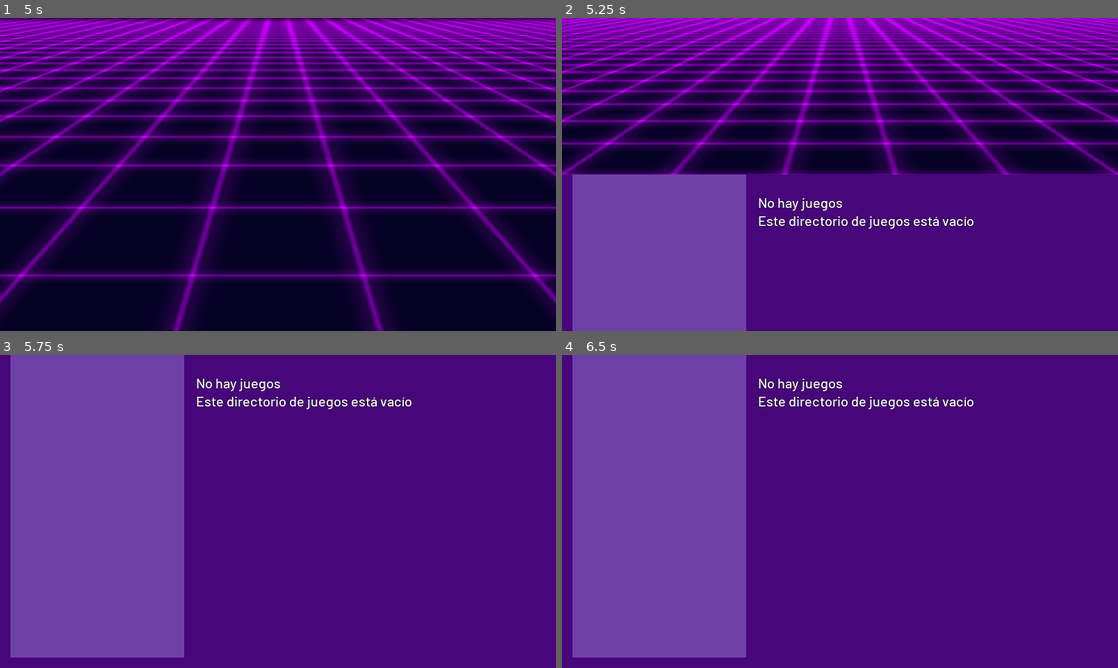
Above: before the commit, frames 1-4 (two rows, left to right).
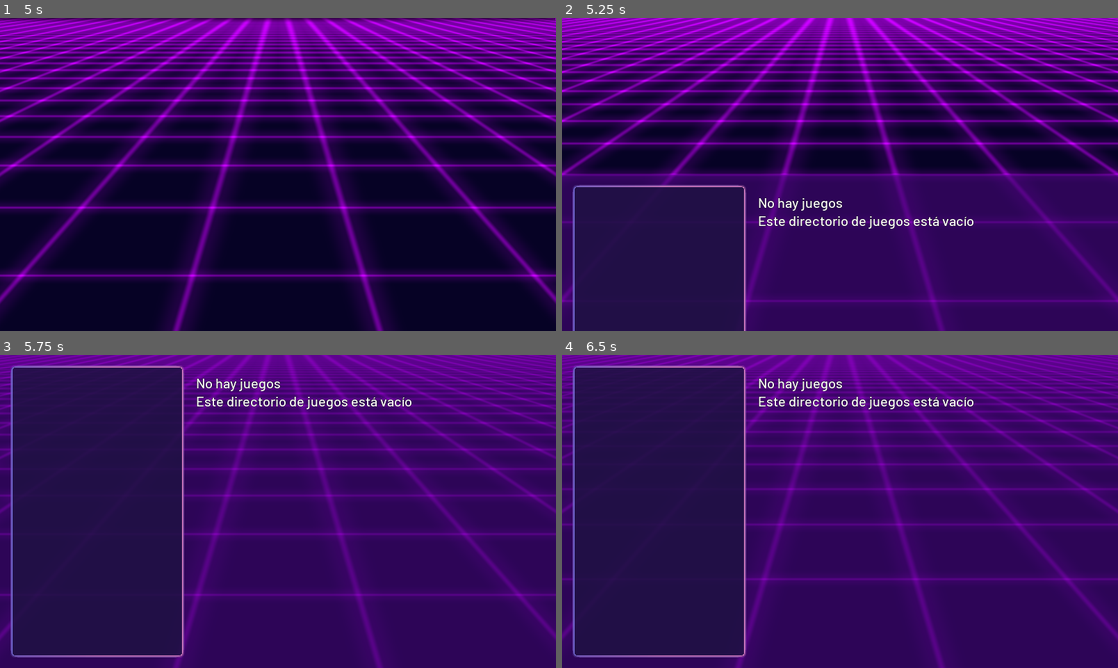
Above: after the commit, the same moments.

Repository: PlayJamDevs/Play-Jam-Launcher-2
Game: Godot game, scene res://scenes/Main.tscn
Same seed, same stepped clock (60 frames per second), same inputs: the game is played once before the commit and once after it. The engine's default icon, where the game draws it, is replaced by a stand-in: a white triangle on a blue panel in a dark square.
Inputs:
- Up to frame 1 (5 s): tap Enter (ui_accept) at 0.5, 0.77, 1.52, 3.02, 3.77, 4.52 s; hold Right (ui_right) 0.53-1.28 s; hold Down (ui_down) 1.28-2.03 s; hold Right (ui_right) 2.03-2.78 s; hold Up (ui_up) 2.78-3.53 s; hold Left (ui_left) from 3.53 s (still down)
- Up to frame 2 (5.25 s): release Left (ui_left) at 5.03 s; hold Down (ui_down) from 5.03 s (still down)
- Up to frame 3 (5.75 s): keep holding Down (ui_down)
- Up to frame 4 (6.5 s): release Down (ui_down) at 5.78 s; hold Right (ui_right) from 5.78 s (still down); tap Enter (ui_accept) at 6.02 s

Frame 1 is identical in both runs. In frame 2, 41% of the frame differs, in the area x 0-100%, y 50-100%; in frame 3, 70%; in frame 4, 70%, in the area x 0-100%, y 0-100%.

Commit message:
incorporar theme Aza, label Título, no generar qr si no hay link

Diff:
--- /dev/null
+++ b/assets/res/global_theme_v2.tres
@@ -0,0 +1,132 @@
+[gd_resource type="Theme" load_steps=14 format=2]
+
+[ext_resource path="res://assets/res/fonts/font_default.tres" type="DynamicFont" id=1]
+[ext_resource path="res://assets/ui-theme.png" type="Texture" id=3]
+
+[sub_resource type="StyleBoxTexture" id=8]
+content_margin_top = 3.0
+texture = ExtResource( 3 )
+region_rect = Rect2( 98, 194, 53, 27 )
+margin_left = 15.0
+margin_right = 15.0
+
+[sub_resource type="StyleBoxTexture" id=6]
+content_margin_top = 3.0
+texture = ExtResource( 3 )
+region_rect = Rect2( 153, 192, 55, 30 )
+margin_left = 15.0
+margin_right = 15.0
+
+[sub_resource type="StyleBoxTexture" id=4]
+content_margin_top = 3.0
+texture = ExtResource( 3 )
+region_rect = Rect2( 96, 165, 54, 28 )
+margin_left = 15.0
+margin_right = 15.0
+
+[sub_resource type="StyleBoxTexture" id=9]
+content_margin_top = 3.0
+texture = ExtResource( 3 )
+region_rect = Rect2( 38, 164, 56, 30 )
+margin_left = 15.0
+margin_right = 15.0
+
+[sub_resource type="StyleBoxTexture" id=7]
+content_margin_top = 3.0
+texture = ExtResource( 3 )
+region_rect = Rect2( 39, 194, 54, 29 )
+margin_left = 15.0
+margin_right = 15.0
+margin_top = 2.0
+
+[sub_resource type="StyleBoxTexture" id=10]
+texture = ExtResource( 3 )
+region_rect = Rect2( 22, 34, 125, 126 )
+margin_left = 17.0
+margin_right = 21.0
+margin_top = 21.0526
+margin_bottom = 19.0
+
+[sub_resource type="StyleBoxEmpty" id=12]
+
+[sub_resource type="StyleBoxTexture" id=11]
+content_margin_top = 10.0
+content_margin_bottom = 10.0
+texture = ExtResource( 3 )
+region_rect = Rect2( 214, 188, 34, 34 )
+margin_left = 10.8868
+margin_right = 11.5179
+margin_top = 9.57999
+margin_bottom = 8.83564
+expand_margin_left = 3.0
+expand_margin_right = 3.0
+expand_margin_top = 3.0
+
+[sub_resource type="StyleBoxTexture" id=1]
+content_margin_left = 10.0
+content_margin_right = 10.0
+content_margin_top = 10.0
+content_margin_bottom = 10.0
+texture = ExtResource( 3 )
+region_rect = Rect2( 22, 34, 125, 125 )
+margin_left = 27.0
+margin_right = 19.3282
+margin_top = 24.047
+margin_bottom = 21.0
+
+[sub_resource type="AtlasTexture" id=3]
+atlas = ExtResource( 3 )
+region = Rect2( 21, 166, 16, 16 )
+
+[sub_resource type="StyleBoxTexture" id=2]
+texture = ExtResource( 3 )
+region_rect = Rect2( 183, 19, 142, 152 )
+margin_left = 10.0
+margin_right = 9.0
+margin_top = 30.0
+margin_bottom = 10.0
+expand_margin_left = 5.0
+expand_margin_right = 5.0
+expand_margin_top = 24.0
+expand_margin_bottom = 5.0
+
+[resource]
+default_font = ExtResource( 1 )
+Button/colors/font_color = Color( 0.0313726, 0.0117647, 0.14902, 1 )
+Button/colors/font_color_focus = Color( 0.313726, 0.0196078, 0.662745, 1 )
+Button/colors/font_color_hover = Color( 0.313726, 0.0196078, 0.662745, 1 )
+Button/colors/font_color_pressed = Color( 0.87451, 0.494118, 0.831373, 1 )
+Button/fonts/font = ExtResource( 1 )
+Button/styles/disabled = SubResource( 8 )
+Button/styles/focus = SubResource( 6 )
+Button/styles/hover = SubResource( 4 )
+Button/styles/normal = SubResource( 9 )
+Button/styles/pressed = SubResource( 7 )
+GridContainer/constants/hseparation = 4
+GridContainer/constants/vseparation = 4
+ItemList/colors/font_color = Color( 0.63, 0.63, 0.63, 1 )
+ItemList/colors/font_color_selected = Color( 1, 1, 1, 1 )
+ItemList/colors/guide_color = Color( 0, 0, 0, 0.1 )
+ItemList/constants/hseparation = 4
+ItemList/constants/icon_margin = 4
+ItemList/constants/line_separation = 2
+ItemList/constants/vseparation = 2
+ItemList/fonts/font = ExtResource( 1 )
+ItemList/styles/bg = SubResource( 10 )
+ItemList/styles/bg_focus = SubResource( 12 )
+ItemList/styles/cursor = SubResource( 11 )
+ItemList/styles/cursor_unfocused = SubResource( 11 )
+ItemList/styles/selected = SubResource( 11 )
+ItemList/styles/selected_focus = SubResource( 11 )
+Label/colors/font_color = Color( 1, 1, 1, 1 )
+Label/colors/font_color_shadow = Color( 0, 0, 0, 0 )
+Label/colors/font_outline_modulate = Color( 1, 1, 1, 1 )
+Label/constants/line_spacing = 3
+Label/constants/shadow_as_outline = 0
+Label/constants/shadow_offset_x = 1
+Label/constants/shadow_offset_y = 1
+Label/fonts/font = ExtResource( 1 )
+Label/styles/normal = null
+Panel/styles/panel = SubResource( 1 )
+WindowDialog/icons/close = SubResource( 3 )
+WindowDialog/styles/panel = SubResource( 2 )
--- a/scenes/GameSelection/GameSelection.tscn
+++ b/scenes/GameSelection/GameSelection.tscn
@@ -1,14 +1,18 @@
 [gd_scene load_steps=8 format=2]
 
 [ext_resource path="res://scenes/GameSelection/GameSelection.gd" type="Script" id=1]
-[ext_resource path="res://assets/res/global_theme.tres" type="Theme" id=2]
+[ext_resource path="res://assets/res/global_theme_v2.tres" type="Theme" id=2]
 [ext_resource path="res://icon.png" type="Texture" id=3]
 [ext_resource path="res://assets/res/fonts/font_default_48px.tres" type="DynamicFont" id=4]
 [ext_resource path="res://scenes/GameSelection/game_info_display.gd" type="Script" id=5]
 [ext_resource path="res://scenes/GameSelection/quitter.tscn" type="PackedScene" id=6]
 
 [sub_resource type="StyleBoxFlat" id=1]
-bg_color = Color( 0.435294, 0.258824, 0.662745, 1 )
+bg_color = Color( 0.435294, 0.258824, 0.662745, 0.588235 )
+corner_radius_top_left = 35
+corner_radius_top_right = 35
+corner_radius_bottom_right = 35
+corner_radius_bottom_left = 35
 
 [node name="GameSelection" type="Control"]
 anchor_right = 1.0
@@ -20,7 +24,7 @@
 [node name="ColorRect" type="ColorRect" parent="."]
 anchor_right = 1.0
 anchor_bottom = 1.0
-color = Color( 0.282353, 0.027451, 0.482353, 1 )
+color = Color( 0.282353, 0.027451, 0.482353, 0.588235 )
 
 [node name="VBoxContainer" type="VBoxContainer" parent="."]
 anchor_right = 1.0
@@ -42,33 +46,41 @@
 margin_right = 636.0
 margin_bottom = 1044.0
 
-[node name="PanelContainer" type="PanelContainer" parent="VBoxContainer/HBoxContainer/VBoxContainer"]
-margin_right = 600.0
-margin_bottom = 1044.0
+[node name="VBoxContainer" type="VBoxContainer" parent="VBoxContainer/HBoxContainer/VBoxContainer"]
+margin_right = 600.0
+margin_bottom = 1044.0
+size_flags_horizontal = 3
+size_flags_vertical = 3
+
+[node name="vertical_space" type="Control" parent="VBoxContainer/HBoxContainer/VBoxContainer/VBoxContainer"]
+margin_right = 600.0
+margin_bottom = 32.0
+rect_min_size = Vector2( 0, 32 )
+
+[node name="HBoxContainer" type="HBoxContainer" parent="VBoxContainer/HBoxContainer/VBoxContainer/VBoxContainer"]
+margin_top = 36.0
+margin_right = 600.0
+margin_bottom = 1044.0
+size_flags_horizontal = 3
+size_flags_vertical = 3
+
+[node name="right_space" type="Control" parent="VBoxContainer/HBoxContainer/VBoxContainer/VBoxContainer/HBoxContainer"]
+visible = false
+margin_right = 32.0
+margin_bottom = 1044.0
+rect_min_size = Vector2( 32, 0 )
+
+[node name="PanelContainer" type="PanelContainer" parent="VBoxContainer/HBoxContainer/VBoxContainer/VBoxContainer/HBoxContainer"]
+margin_right = 600.0
+margin_bottom = 1008.0
 rect_min_size = Vector2( 600, 0 )
 size_flags_vertical = 3
 custom_styles/panel = SubResource( 1 )
 
-[node name="VBoxContainer" type="VBoxContainer" parent="VBoxContainer/HBoxContainer/VBoxContainer/PanelContainer"]
-margin_right = 600.0
-margin_bottom = 1044.0
-
-[node name="HBoxContainer" type="HBoxContainer" parent="VBoxContainer/HBoxContainer/VBoxContainer/PanelContainer/VBoxContainer"]
-margin_right = 600.0
-margin_bottom = 1044.0
-size_flags_horizontal = 3
-size_flags_vertical = 3
-
-[node name="right_space" type="Control" parent="VBoxContainer/HBoxContainer/VBoxContainer/PanelContainer/VBoxContainer/HBoxContainer"]
-margin_right = 32.0
-margin_bottom = 1044.0
-rect_min_size = Vector2( 32, 0 )
-
-[node name="ItemList" type="ItemList" parent="VBoxContainer/HBoxContainer/VBoxContainer/PanelContainer/VBoxContainer/HBoxContainer"]
-unique_name_in_owner = true
-margin_left = 36.0
-margin_right = 600.0
-margin_bottom = 1044.0
+[node name="ItemList" type="ItemList" parent="VBoxContainer/HBoxContainer/VBoxContainer/VBoxContainer/HBoxContainer/PanelContainer"]
+unique_name_in_owner = true
+margin_right = 600.0
+margin_bottom = 1008.0
 size_flags_horizontal = 3
 size_flags_vertical = 3
 
--- a/scenes/GameSelection/game_data.gd
+++ b/scenes/GameSelection/game_data.gd
@@ -28,6 +28,8 @@
 var _qr_tex : ImageTexture = ImageTexture.new()
 var _generating_qr := false
 func get_qr() -> Texture:
+	if !link:
+		return null
 	if !qr and !_generating_qr:
 		_qr_tex.create_from_image(LOADING_QR_TEXTURE.get_data(), ImageTexture.FLAG_CONVERT_TO_LINEAR)
 		_generate_qr_async()
--- a/scenes/GameSelection/game_info_display.gd
+++ b/scenes/GameSelection/game_info_display.gd
@@ -11,12 +11,15 @@
 
 const MAX_QR_SIZE = 240
 
+static func entry_text(entry, value):
+	return "%s: %s" % [entry, value if value else "???"]
+
 func display_game(info: GameData):
-	title.text = info.title
-	year.text = "Año: %s" % info.year
-	author.text = "Autor: %s" % info.author
-	link.text = "Link: %s" % info.link
-	description.text = "Descripción: %s" % info.description
+	title.text = entry_text("Título", info.title)
+	year.text = entry_text("Año", info.year)
+	author.text = entry_text("Autor", info.author)
+	link.text = entry_text("Link", info.link)
+	description.text = entry_text("Descripción", info.description)
 
 	cover.texture = info.cover
 	qr.texture = info.qr
